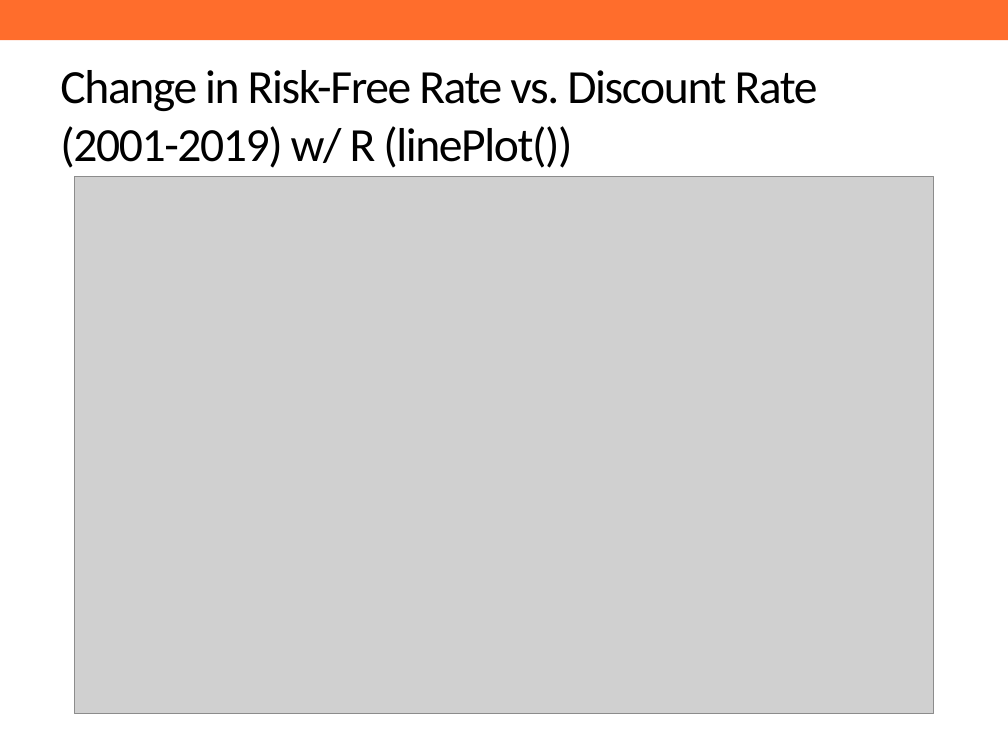
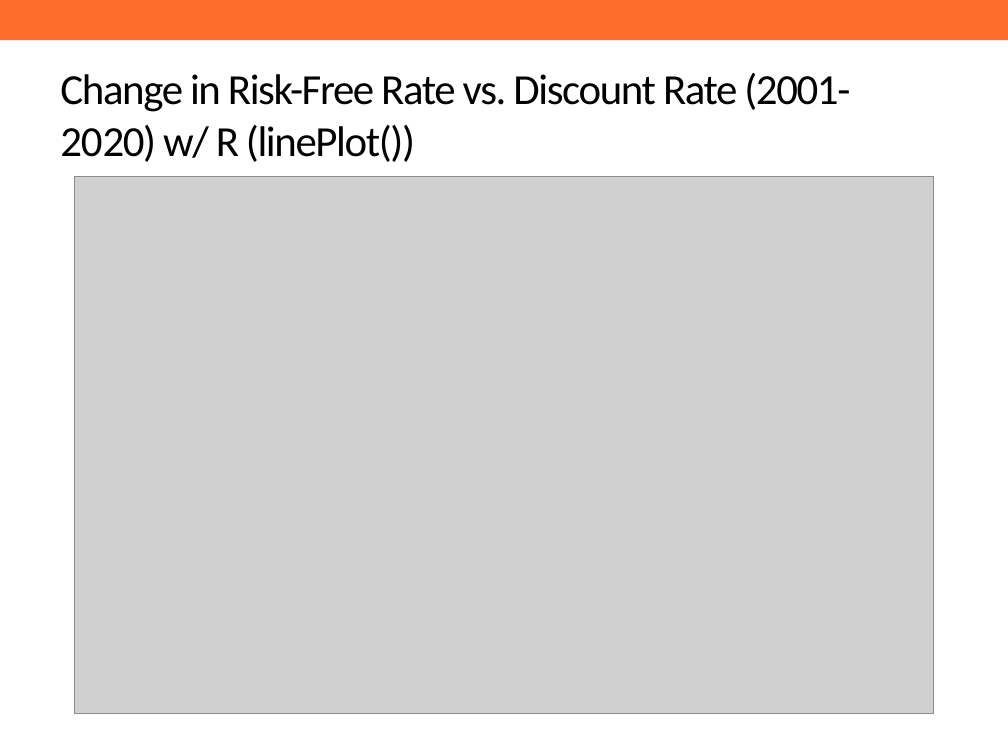
Before and after one commit to ReasonFoundation/GraphicsR, a slide deck: slide 8 of DeckUpdate/SamplePPT.pptx. Drawn at 1008x756 pixels with LibreOffice and Linux fonts; fonts in the diff are those of the drawing; grey boxes stand for pictures; background and template pictures are left out. Boxes give left, top, right and bottom in pixels: in the first picture for what was removed or moved away, otherwise in the second. Text is boxed around its words. In the diff, an @@ line names an element or a change of style, - is before the commit and + after.

```diff
--- a/DeckUpdate/SamplePPT.pptx
+++ b/DeckUpdate/SamplePPT.pptx
@@ title at bbox=[60, 73, 850, 162]: text changed; size 34 to 30.6 pt @@
-Change in Risk-Free Rate vs. Discount Rate (2001-2019) w/ R (linePlot())
+Change in Risk-Free Rate vs. Discount Rate (2001-2020) w/ R (linePlot())
```
Also in this commit, not shown: 1 other slide changed, 3 other files.
